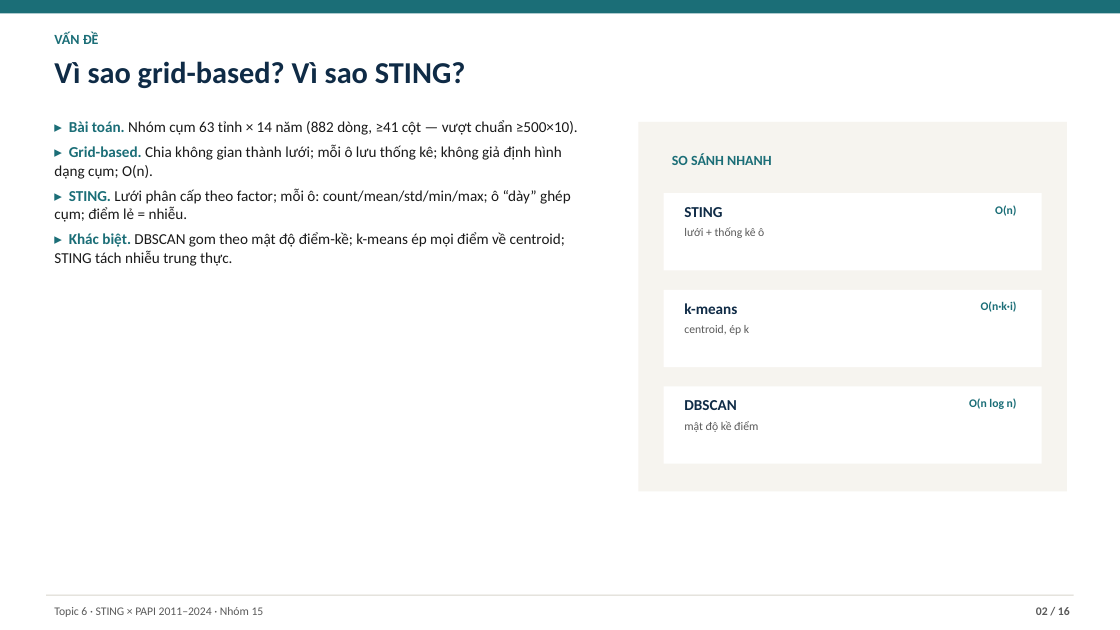
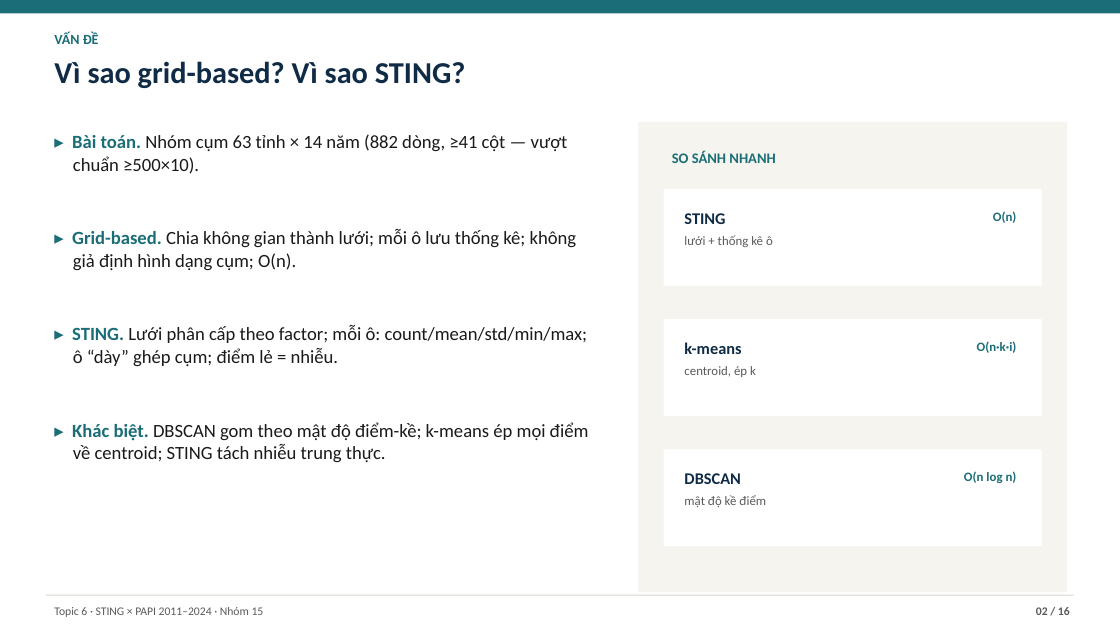
Before and after one commit to JasonTM17/Grid_Based_Sociology, a slide deck: slide 2 of slides/final.pptx. Drawn at 1120x630 pixels with LibreOffice and Linux fonts; fonts in the diff are those of the drawing. Boxes give left, top, right and bottom in pixels: in the first picture for what was removed or moved away, otherwise in the second. Text is boxed around its words. In the diff, an @@ line names an element or a change of style, - is before the commit and + after.

```diff
--- a/slides/final.pptx
+++ b/slides/final.pptx
@@ text "▸ Bài toán. Nhóm cụm ...": place and size @@
-text "▸ Bài toán. Nhóm cụm ..." at (54, 120, 578, 266)
+text "▸ Bài toán. Nhóm cụm ..." at (72, 134, 589, 462)
@@ text "▸ Bài toán. Nhóm cụm ..." at (72, 134, 589, 462): size 13 to 16 pt; indent changed; more space between paragraphs @@
@@ rectangle: place and size @@
-rectangle at (639, 122, 1067, 492)
+rectangle at (639, 122, 1067, 592)
@@ text "SO SÁNH NHANH" at (672, 150, 775, 163): size 12 to 12.5 pt @@
@@ rectangle: place and size @@
-rectangle at (664, 193, 1042, 271)
+rectangle at (664, 189, 1042, 286)
@@ text "STING" at (684, 213, 773, 247): size 13 to 14 pt in "STING"; size 10 to 11 pt in "lưới + thống kê ô" @@
@@ rectangle: place and size @@
-rectangle at (664, 290, 1042, 367)
+rectangle at (664, 319, 1042, 416)
@@ text "k-means": place and size @@
-text "k-means" at (684, 303, 749, 335)
+text "k-means" at (684, 342, 756, 377)
@@ text "k-means" at (684, 342, 756, 377): size 13 to 14 pt in "k-means"; size 10 to 11 pt in "centroid, ép k" @@
@@ text "O(n·k·i)": place and size @@
-text "O(n·k·i)" at (981, 301, 1017, 312)
+text "O(n·k·i)" at (977, 341, 1017, 353)
@@ rectangle: place and size @@
-rectangle at (664, 386, 1042, 464)
+rectangle at (664, 450, 1042, 546)
@@ text "DBSCAN": place and size @@
-text "DBSCAN" at (684, 400, 758, 432)
+text "DBSCAN" at (684, 473, 766, 507)
@@ text "DBSCAN" at (684, 473, 766, 507): size 13 to 14 pt in "DBSCAN"; size 10 to 11 pt in "mật độ kề điểm" @@
@@ size 10 to 11 pt in 3 elements at (993, 211, 1017, 223), (977, 341, 1017, 353), (964, 471, 1017, 483) @@
@@ text "O(n log n)": place and size @@
-text "O(n log n)" at (969, 398, 1017, 409)
+text "O(n log n)" at (964, 471, 1017, 483)
```
Also in this commit, not shown: 12 other slides changed, 2 other files.
